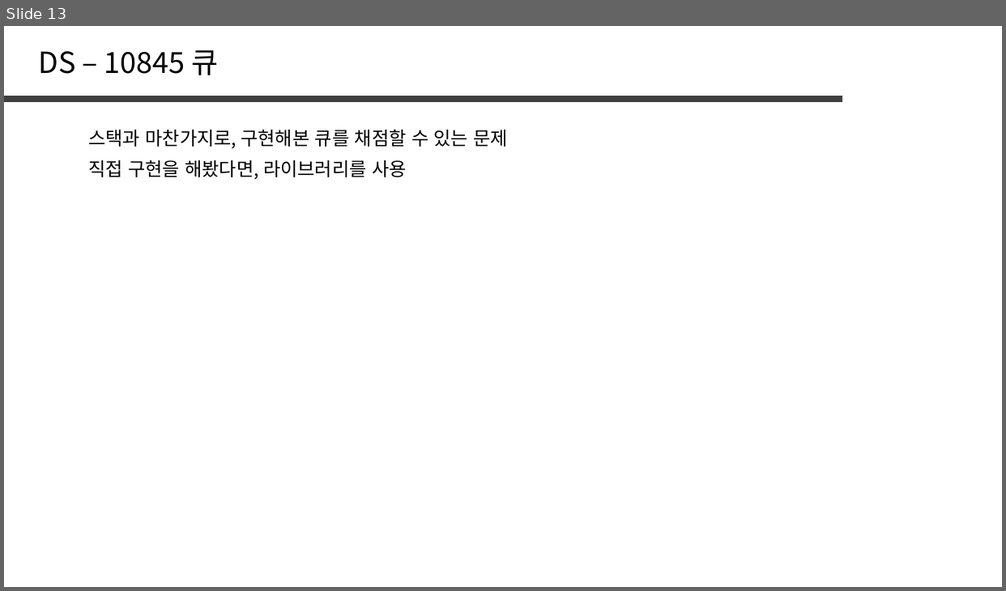
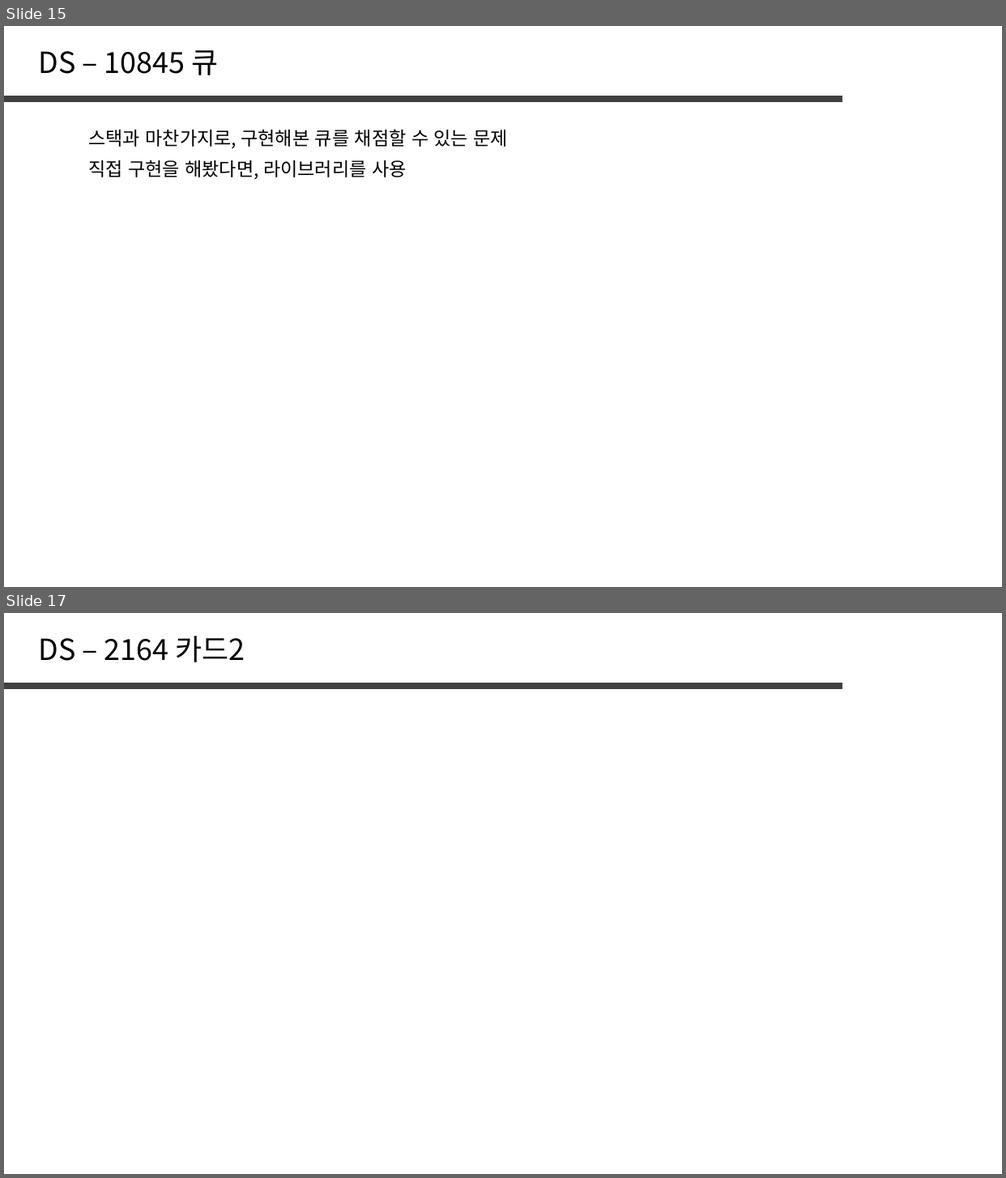
Before and after one commit to jaehoo1/PS-study, a slide deck: study/7_Stack, Queue, List.pptx. Shown one above the other, each under a label of ours: slide 13 before the commit, slides 15 and 17 after it; the slides between them are not shown. The pictures are 1006x591 and 1006x1178 pixels, drawn with LibreOffice and Linux fonts; fonts in the diff are those of the drawing. Boxes give left, top, right and bottom in pixels: in the first picture for what was removed or moved away, otherwise in the second. Text is boxed around its words. In the diff, an @@ line names an element or a change of style, - is before the commit and + after.

```diff
--- a/study/7_Stack, Queue, List.pptx
+++ b/study/7_Stack, Queue, List.pptx
@@ slide 17 added at (x1=4, y1=613, x2=1002, y2=1174), background #FFFFFF @@
@@ text added at (x1=39, y1=636, x2=245, y2=662), 28 pt, text #000000 @@
+DS – 2164 카드2
@@ line added from (4, 686) to (842, 686), #404040 6 pt @@
@@ what was slide 13 is now slide 15 @@
```
Also in this commit, not shown: 1 slide changed, 3 other slides added, 8 slides removed.
